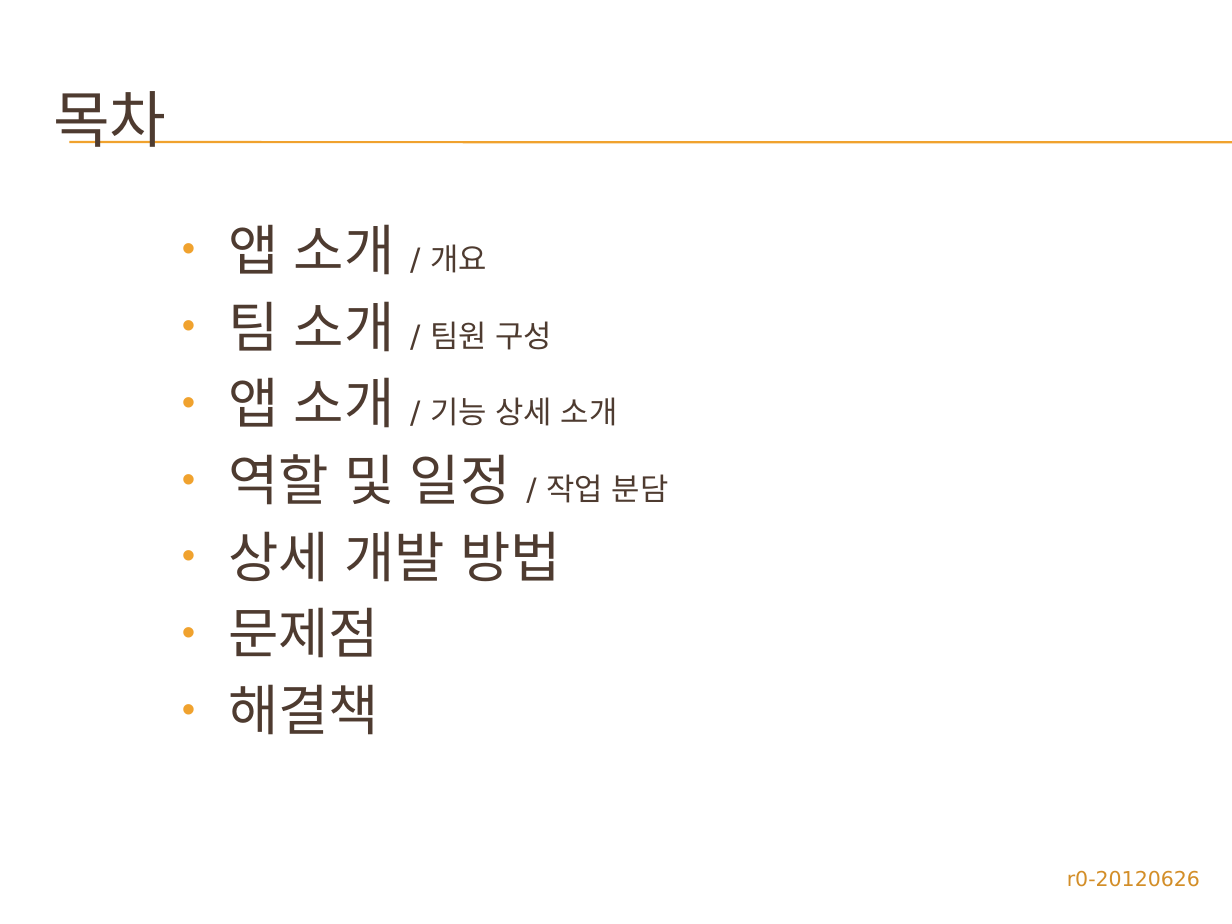
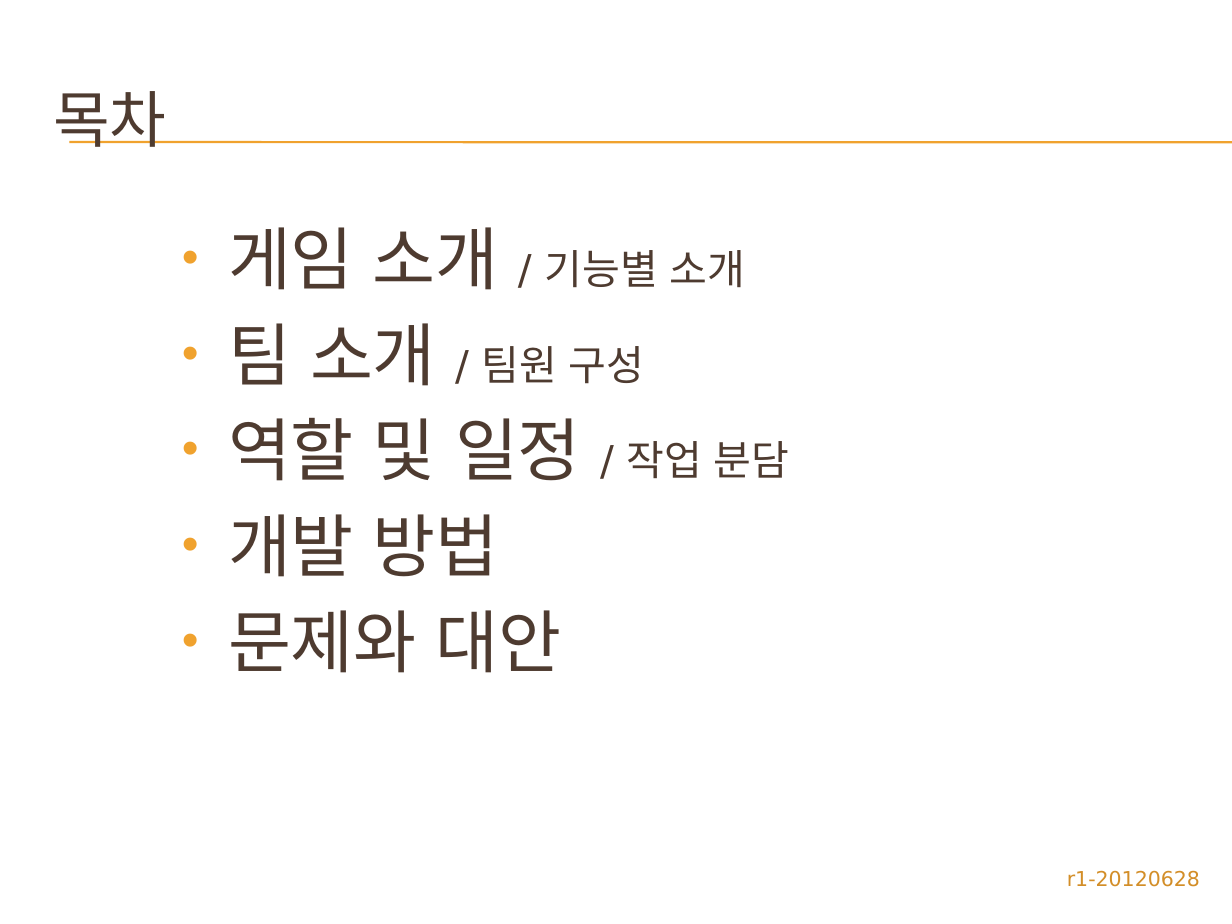
Before and after one commit to zwycid/dimension-drive-downside, a slide deck: slide 2 of doc/3조-DimensionDriveDownside.pptx. Drawn at 1232x924 pixels with LibreOffice and Linux fonts; fonts in the diff are those of the drawing; background and template pictures are left out. Boxes give left, top, right and bottom in pixels: in the first picture for what was removed or moved away, otherwise in the second. Text is boxed around its words. In the diff, an @@ line names an element or a change of style, - is before the commit and + after.

```diff
--- a/doc/3조-DimensionDriveDownside.pptx
+++ b/doc/3조-DimensionDriveDownside.pptx
@@ text at [228,227,746,290]: text changed; size 32 to 24 pt @@
-• 앱 소개 / 개요
+• 게임 소개 / 기능별 소개
@@ text at [228,323,790,481]: size 32 to 40 pt in "팀 소개", "역할 및 일정"; size 18 to 24 pt in "/ 팀원 구성", "/ 작업 분담"; more space between paragraphs @@
@@ text at [228,377,618,428]: paragraph removed @@
-• 앱 소개 / 기능 상세 소개
@@ text at [228,514,562,673]: text changed; size 32 to 40 pt @@
-• 상세 개발 방법
-• 문제점
-• 해결책
+• 개발 방법
+• 문제와 대안
@@ text at [1067,870,1200,887]: text changed @@
-r0-20120626
+r1-20120628
```
Also in this commit, not shown: 6 other slides changed, 1 slide added, 5 slides removed.
